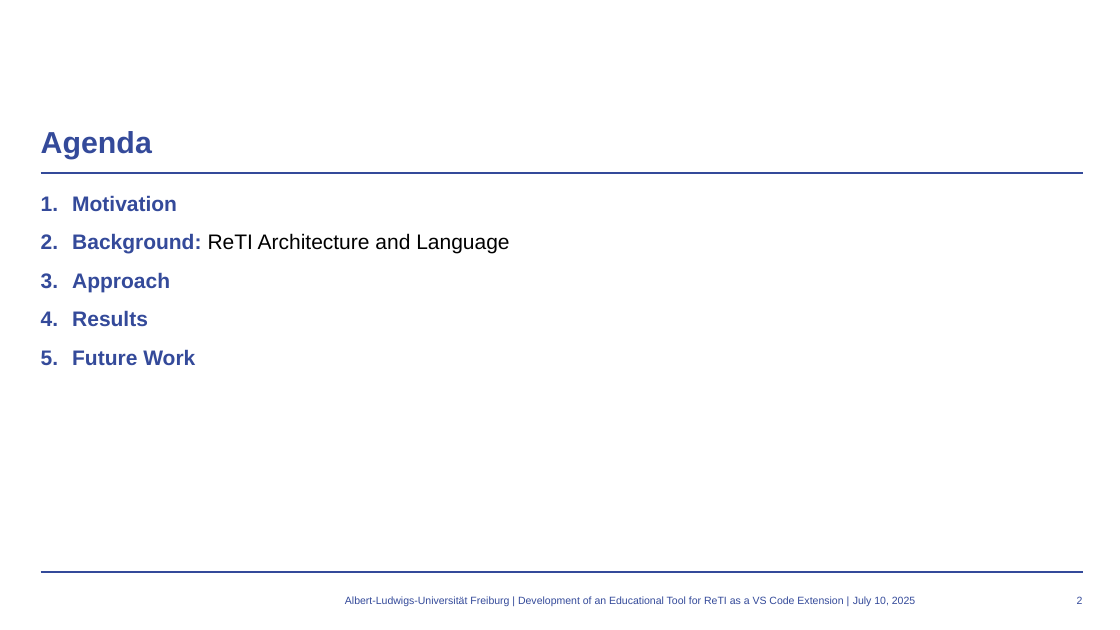
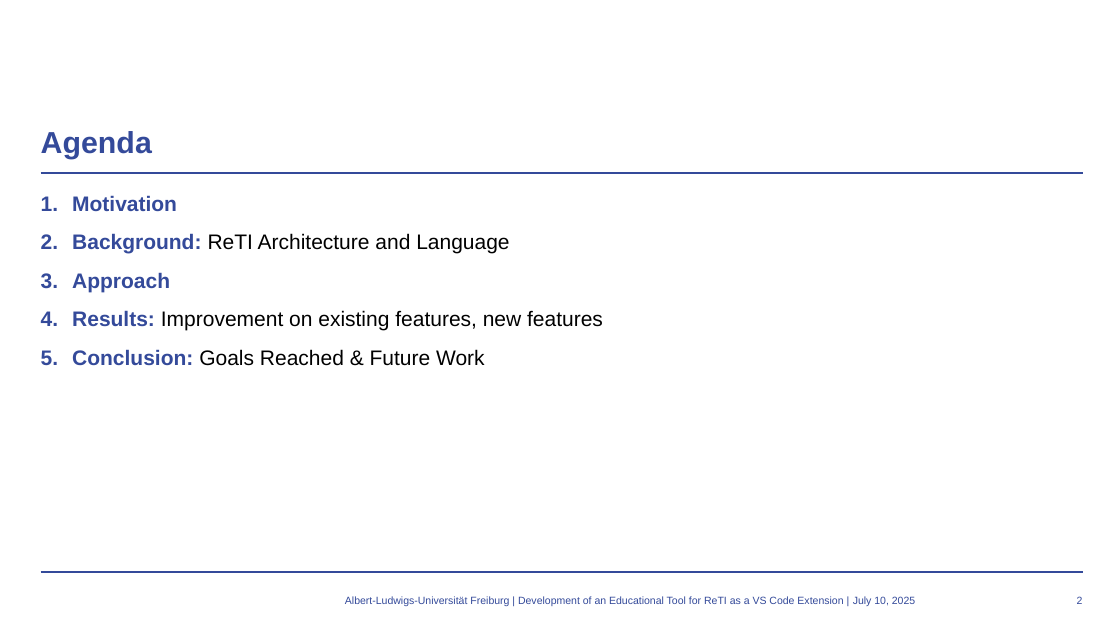
Before and after one commit to mlt279/vscode-reti, a slide deck: slide 2 of presentation/presentation.pptx. Drawn at 1120x630 pixels with LibreOffice and Linux fonts; fonts in the diff are those of the drawing; background and template pictures are left out. Boxes give left, top, right and bottom in pixels: in the first picture for what was removed or moved away, otherwise in the second. Text is boxed around its words. In the diff, an @@ line names an element or a change of style, - is before the commit and + after.

```diff
--- a/presentation/presentation.pptx
+++ b/presentation/presentation.pptx
@@ text at (72, 310, 603, 366): text changed; text colour #344A9A to #000000; bold off @@
-4. Results
-5. Future Work
+4. Results: Improvement on existing features, new features
+5. Conclusion: Goals Reached & Future Work
```
Also in this commit, not shown: 1 other slide changed.
